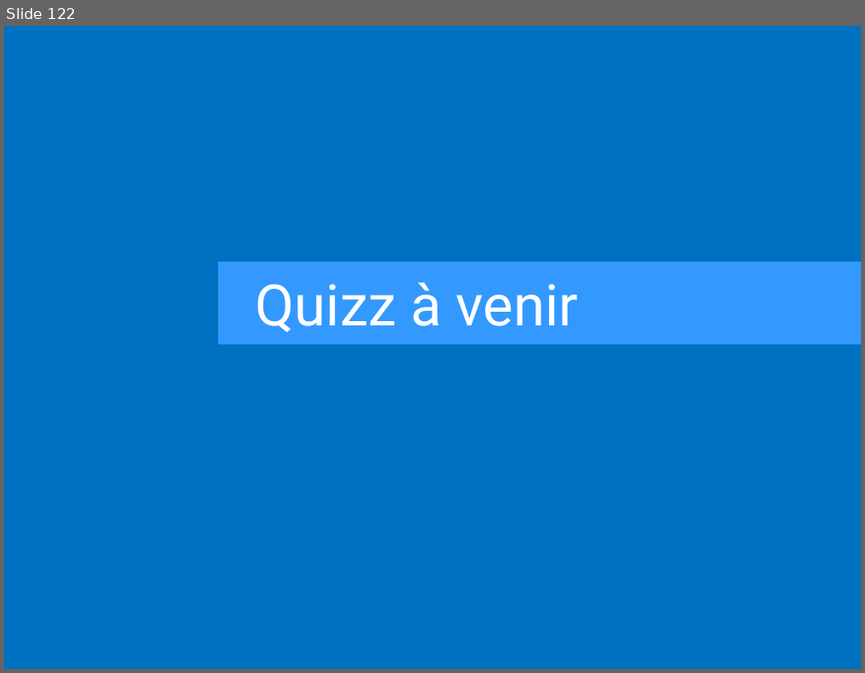
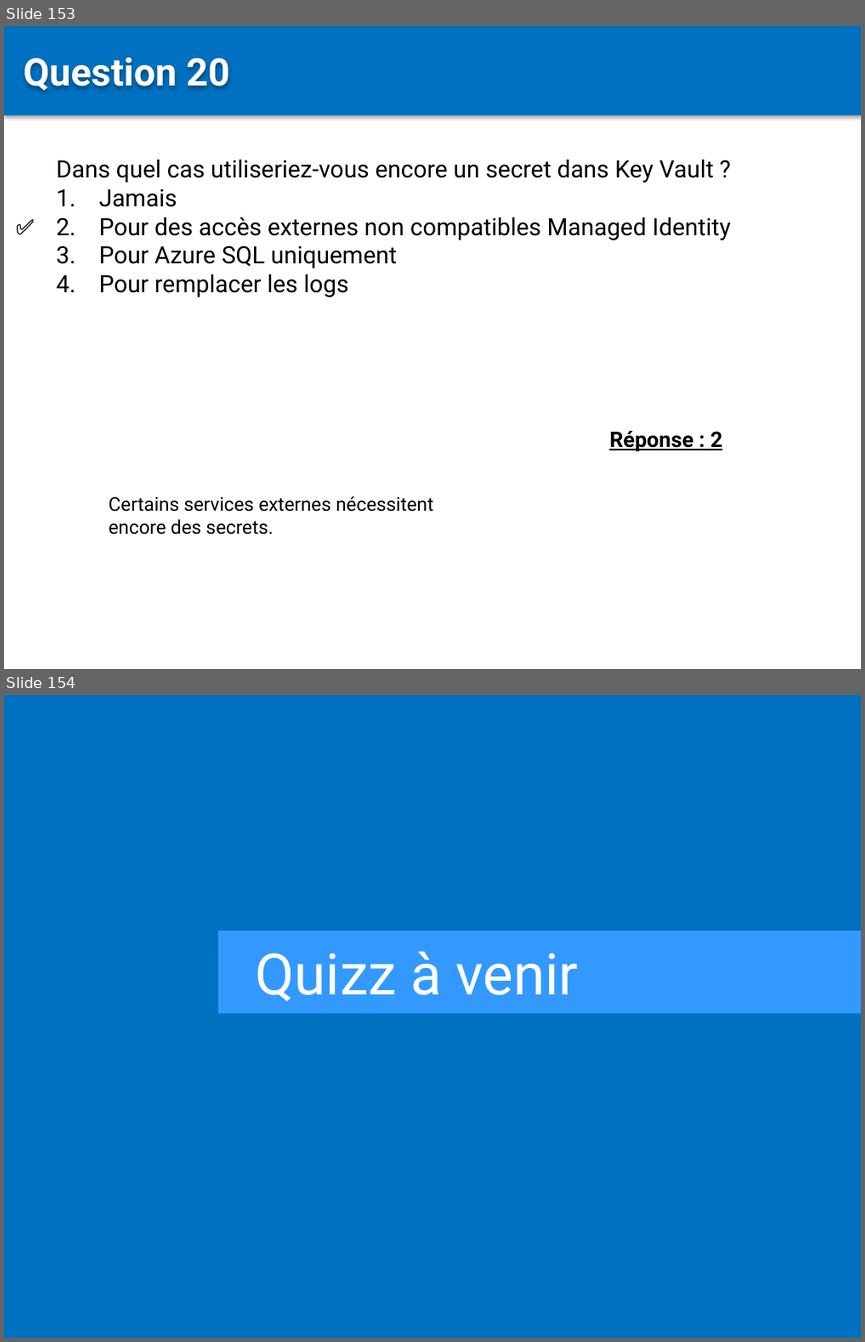
Before and after one commit to Sybaris-Classroom/az-204, a slide deck: Quiz/Quiz.pptx. Shown one above the other, each under a label of ours: slide 122 before the commit, slides 153 and 154 after it. The pictures are 865x673 and 865x1342 pixels, drawn with LibreOffice and Linux fonts; fonts in the diff are those of the drawing. Boxes give left, top, right and bottom in pixels: in the first picture for what was removed or moved away, otherwise in the second. Text is boxed around its words. In the diff, an @@ line names an element or a change of style, - is before the commit and + after.

```diff
--- a/Quiz/Quiz.pptx
+++ b/Quiz/Quiz.pptx
@@ slide 153 added at (4, 26, 861, 669), background #FFFFFF @@
@@ rectangle added at (4, 26, 861, 115), fill #0070C0 @@
@@ text added at (24, 57, 229, 91), 32 pt, text #FFFFFF, bold @@
+Question 20
@@ text added at (56, 159, 731, 297), 20 pt, text #000000 @@
+Dans quel cas utiliseriez-vous encore un secret dans Key Vault ?
+1. Jamais
+2. Pour des accès externes non compatibles Managed Identity
+3. Pour Azure SQL uniquement
+4. Pour remplacer les logs
@@ text added at (7, 210, 60, 244), 18 pt, text #000000, bold @@
+✅
@@ text added at (609, 431, 722, 451), 18 pt, text #000000, bold, underline @@
+Réponse : 2
@@ text added at (109, 496, 433, 534), 16 pt, text #000000 @@
+Certains services externes nécessitent encore des secrets.
@@ what was slide 122 is now slide 154 @@
```
Also in this commit, not shown: 1 slide changed, 32 other slides added, 57 other files.
